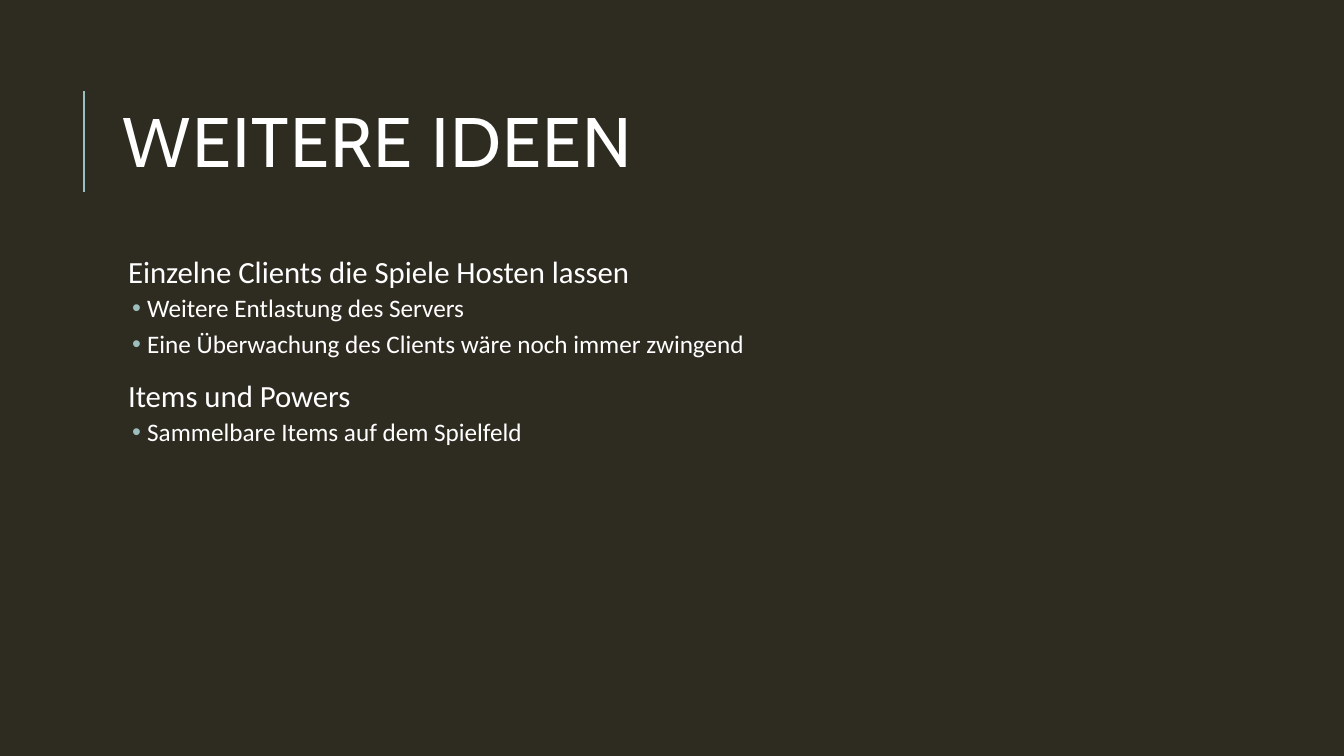
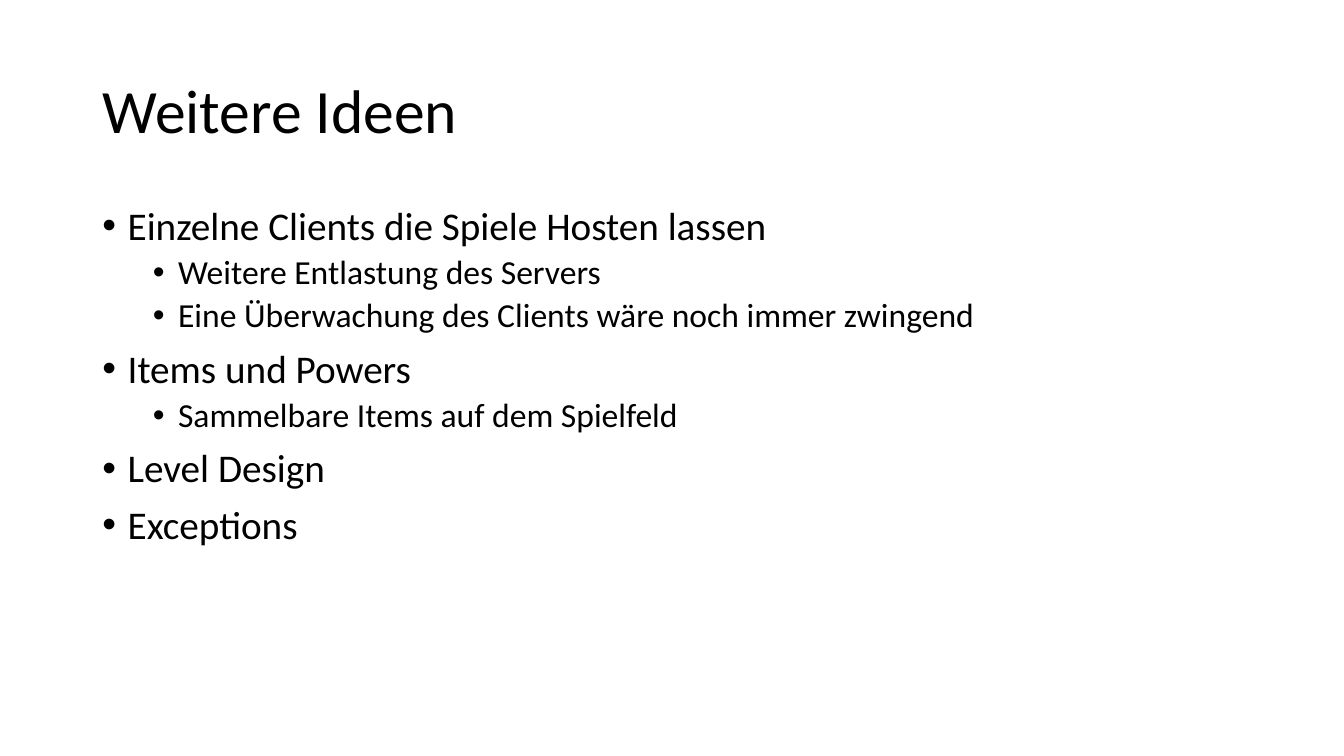
Before and after one commit to Toixinhell/Versteckies, a slide deck: slide 32 of Fangies.pptx (slide 16 before the commit). Drawn at 1344x756 pixels with LibreOffice and Linux fonts; fonts in the diff are those of the drawing. Boxes give left, top, right and bottom in pixels: in the first picture for what was removed or moved away, otherwise in the second. Text is boxed around its words. In the diff, an @@ line names an element or a change of style, - is before the commit and + after.

```diff
--- a/Fangies.pptx
+++ b/Fangies.pptx
@@ background #2E2B21 to #FFFFFF @@
@@ line removed from (84, 192) to (84, 91) @@
@@ title at <box>102,90,457,134</box>: text changed; size 50 to 44 pt; font Cabin to Calibri; text colour #FFFFFF to #000000 @@
-WEITERE IDEEN
+Weitere Ideen
@@ text "Einzelne Clients die Spiele Hosten ...": place and size @@
-text "Einzelne Clients die Spiele Hosten ..." at <box>128,261,743,445</box>
+text "Einzelne Clients die Spiele Hosten ..." at <box>128,212,974,546</box>
@@ text at <box>128,212,974,433</box>: size 22 to 28 pt in "Einzelne Clients die Spiele Hosten lassen", "Items und Powers"; text colour #FFFFFF to #000000 in "Einzelne Clients die Spiele Hosten lassen", "Weitere Entlastung des Servers", "Eine Überwachung des Clients wäre noch immer ...", "Items und Powers" and 1 more places; size 18 to 24 pt in "Weitere Entlastung des Servers", "Eine Überwachung des Clients wäre noch immer ...", "Sammelbare Items auf dem Spielfeld"; bullet   to •; less space between paragraphs; indent changed @@
@@ text at <box>128,454,325,546</box>: paragraphs added @@
+• Level Design
+• Exceptions
```
Also in this commit, not shown: 13 other slides changed, 19 slides added, 2 slides removed.
